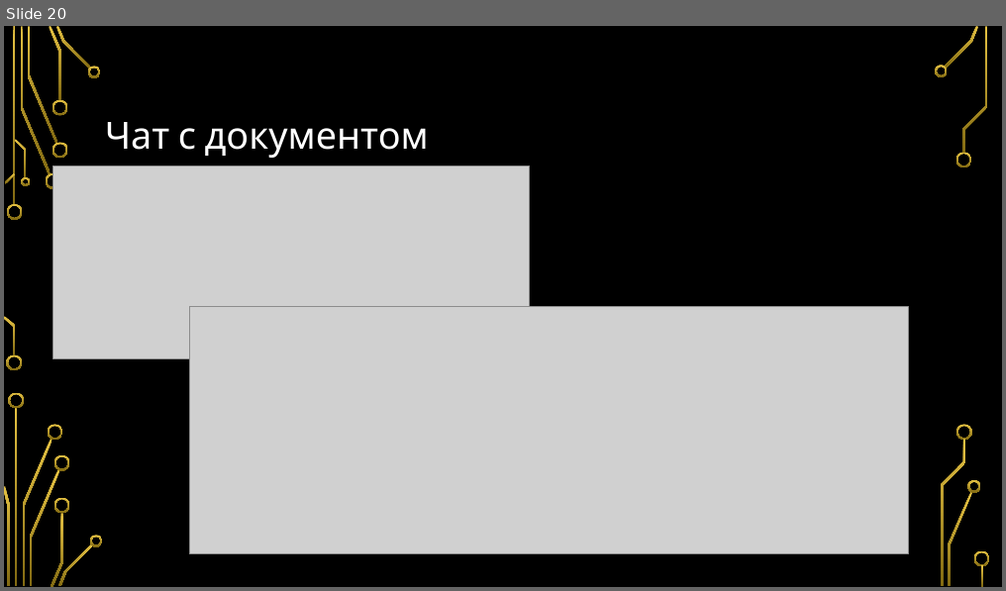
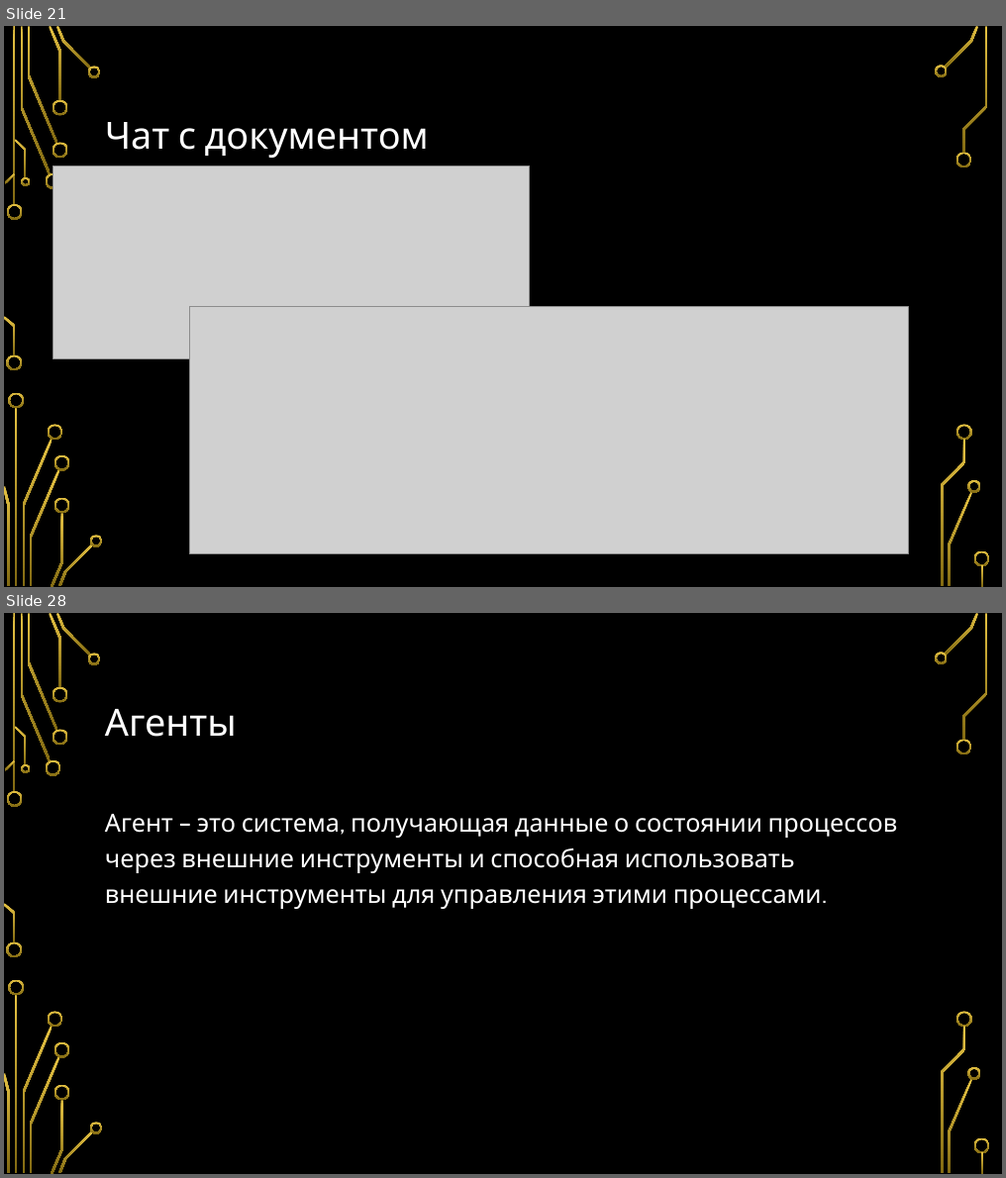
Before and after one commit to Vovch/AI-Presentation, a slide deck: Инструменты ИИ для программирования.pptx. Shown one above the other, each under a label of ours: slide 20 before the commit, slides 21 and 28 after it; the slides between them are not shown. The pictures are 1006x591 and 1006x1178 pixels, drawn with LibreOffice and Linux fonts; fonts in the diff are those of the drawing; grey boxes stand for pictures; background and template pictures are left out. Boxes give left, top, right and bottom in pixels: in the first picture for what was removed or moved away, otherwise in the second. Text is boxed around its words. In the diff, an @@ line names an element or a change of style, - is before the commit and + after.

```diff
--- a/Инструменты ИИ для программирования.pptx
+++ b/Инструменты ИИ для программирования.pptx
@@ slide 28 added at (x1=4, y1=613, x2=1002, y2=1174), background picture (left out); not listed: 36 template elements that a slide beside it also shows @@
@@ title added at (x1=105, y1=709, x2=237, y2=737), 36 pt, text #FFFFFF @@
+Агенты
@@ text added at (x1=105, y1=814, x2=898, y2=909), 24 pt, text #FFFFFF @@
+Агент – это система, получающая данные о состоянии процессов через внешние инструменты и способная использовать внешние инструменты для управления этими процессами.
@@ what was slide 20 is now slide 21 @@
```
Also in this commit, not shown: 4 slides changed, 19 other slides added, 1 slide removed.
